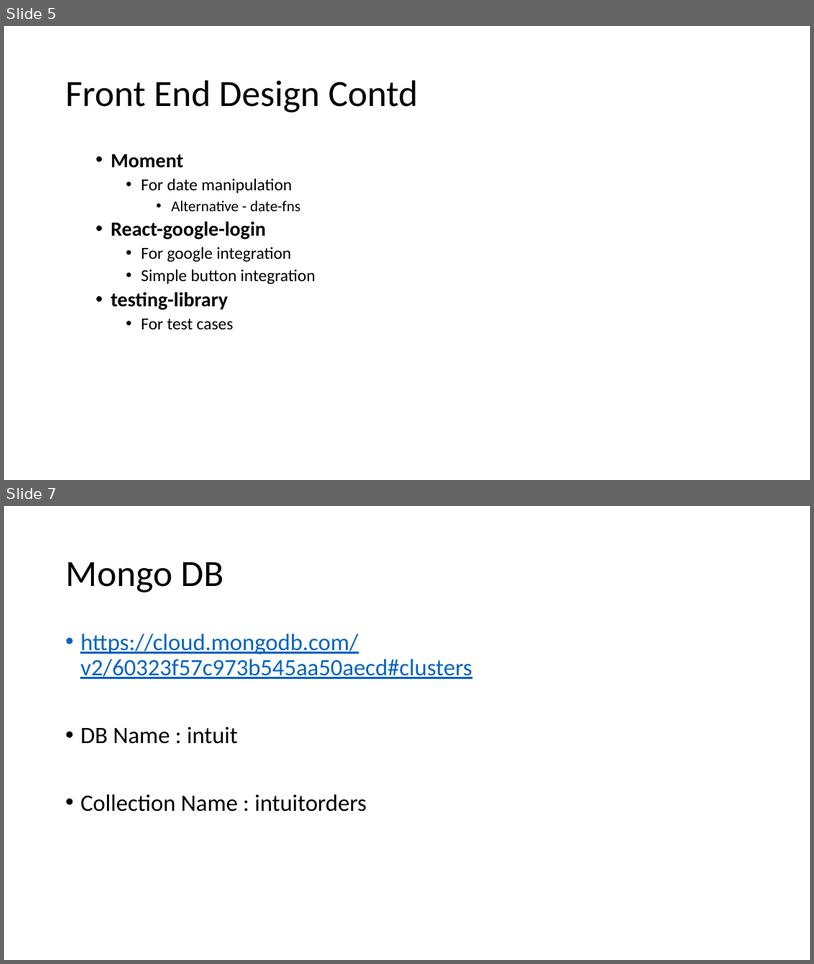
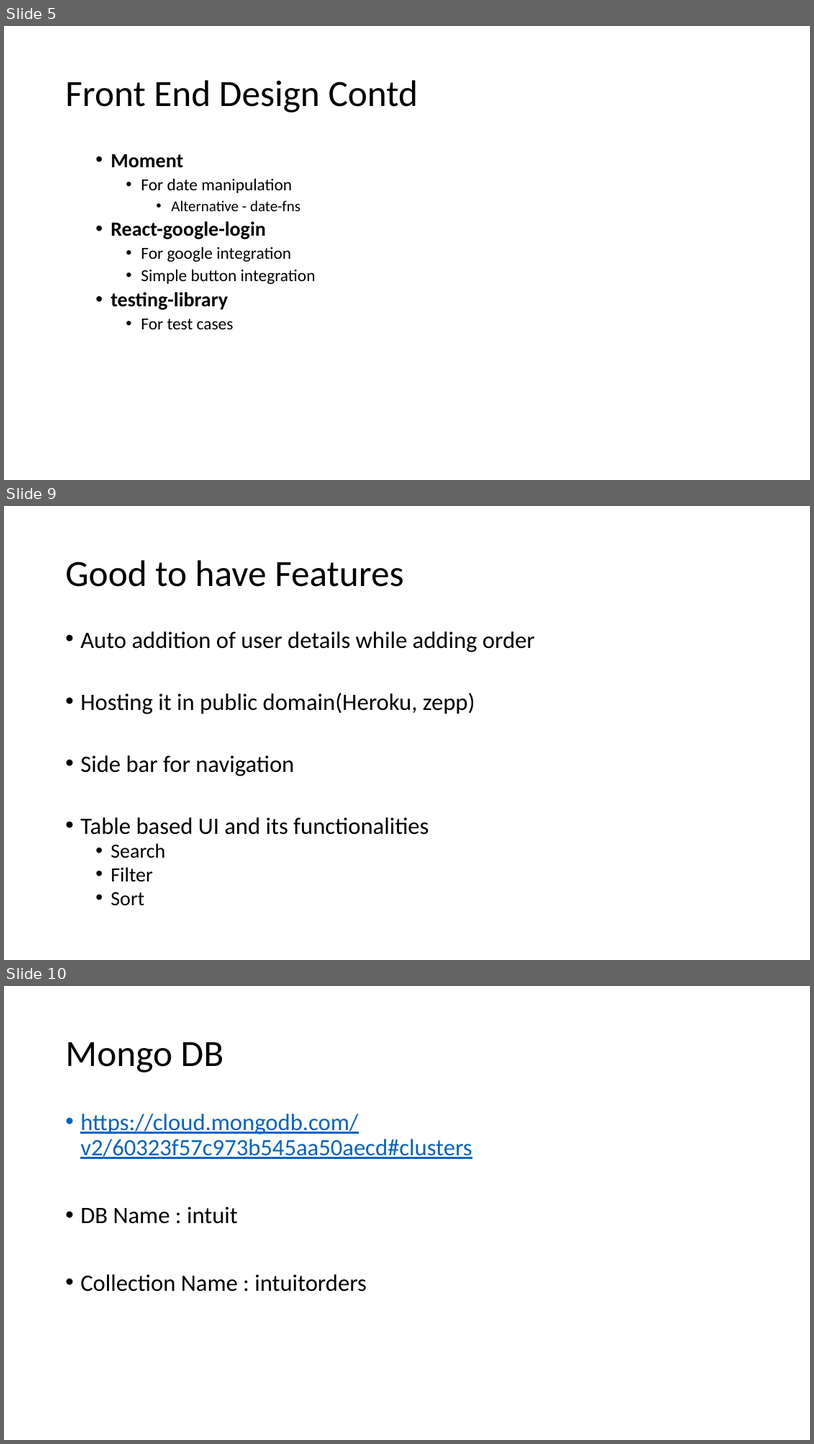
Before and after one commit to anandharshan/intuit2, a slide deck: Arch and decision choices.pptx. Shown one above the other, each under a label of ours: slides 5 and 7 before the commit, slides 5, 9 and 10 after it; the slides between them are not shown. The pictures are 814x964 and 814x1444 pixels, drawn with LibreOffice and Linux fonts; fonts in the diff are those of the drawing. Boxes give left, top, right and bottom in pixels: in the first picture for what was removed or moved away, otherwise in the second. Text is boxed around its words. In the diff, an @@ line names an element or a change of style, - is before the commit and + after.

```diff
--- a/Arch and decision choices.pptx
+++ b/Arch and decision choices.pptx
@@ slide 9 added at box(4, 506, 810, 960), background #FFFFFF @@
@@ title added at box(65, 560, 404, 587), 44 pt, text #000000 @@
+Good to have Features
@@ text added at box(80, 631, 535, 906), 28 pt, text #000000 @@
+• Auto addition of user details while adding order
+• Hosting it in public domain(Heroku, zepp)
+• Side bar for navigation
+• Table based UI and its functionalities
+  • Search
+  • Filter
+  • Sort
@@ what was slide 7 is now slide 10 @@
```
Also in this commit, not shown: 1 slide changed, 2 other slides added.
